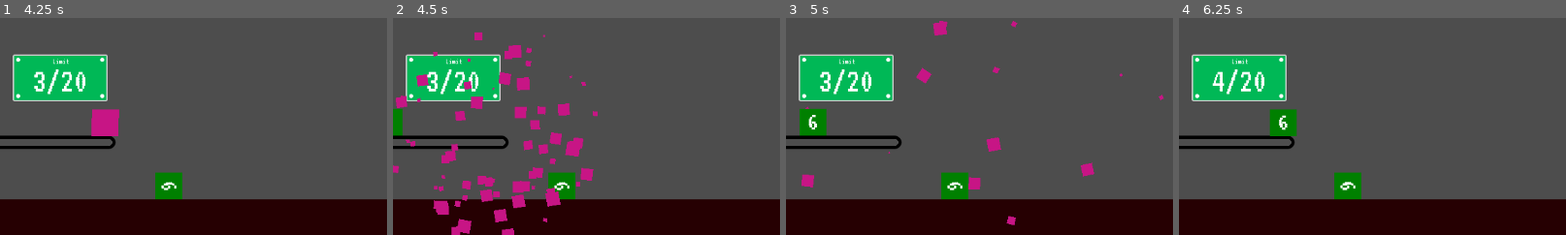
Above: before the commit, frames 1-4 (left to right).
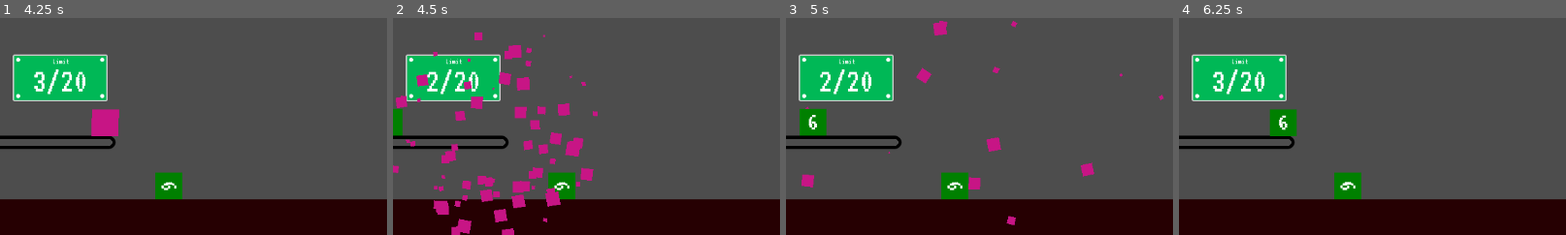
Above: after the commit, the same moments.

Repository: bjornarprytz/scale
Game: Godot game, scene res://main.tscn
The game is run twice, just before and just after one commit, with the same random seed, the same clock (stepped at 60 frames per second) and the same inputs.
Inputs (mouse positions are % of the whole screen's width and height, from its top left):
- Up to frame 1 (4.25 s): click (21, 5) at 0.52 s; type "Alex" at 0.6 s; click (33, 5) at 0.75 s; type "Alex" at 0.83 s; click (46, 5) at 0.98 s; type "Alex" at 1.07 s; click (58, 5) at 1.27 s; type "Alex" at 1.35 s; click (71, 5) at 1.5 s; type "Alex" at 1.58 s; click (83, 5) at 1.73 s; type "Alex" at 1.82 s; click "Submit" at 2 s; click (96, 5) at 2.77 s; type "Alex" at 2.85 s; click "Submit" at 3.5 s
- Up to frame 2 (4.5 s): click "Submit" at 4.25 s
- Up to frame 3 (5 s): no input
- Up to frame 4 (6.25 s): move the mouse to (22, 89) at 5.02 s; tap Tab at 5.1, 5.85 s; click (22, 89) at 5.17 s; move the mouse to (14, 99) at 5.77 s; click (14, 99) at 5.92 s
The pictures show only the part of the screen within x 0-50%, y 50-100%; the shares and areas given below are measured in that part.

Frame 1 is identical in both runs. In frame 2, less than 0.1% of the frame differs, in the area x 8-12%, y 25-34%; in frame 3, less than 0.1%; in frame 4, 0.2%, in the area x 8-12%, y 24-34%.

Commit message:
update cube count

Diff:
--- a/src/main.gd
+++ b/src/main.gd
@@ -81,10 +81,8 @@
 
 	if (t > SPAWN_TIME):
 		t = 0.0
-		if ($Cubes.get_child_count() < MAX_CUBES):
+		if (_get_cube_count() < MAX_CUBES):
 			_spawn_cube(Autoload.kinds.pick_random())
-
-
 		if (won):
 			for c in $Cubes.get_children():
 				c.apply_force(Vector2(randf_range(-1.0, 1.0), randf_range(-1.0, 0.0)) * randf_range(30000.0, 50000.0))
@@ -99,6 +97,18 @@
 
 	$Cubes.add_child(cube)
 	cube.position = spawn_point.position
+	cube.exploded.connect(_update_cube_count, CONNECT_ONE_SHOT)
 
+	_update_cube_count()
+
+func _get_cube_count():
+	var count := 0
+
+	for c in $Cubes.get_children():
+		if !c.has_exploded:
+			count += 1
+	return count
+
+func _update_cube_count():
 	$CanvasLayer/CountPanel/Count.clear()
-	$CanvasLayer/CountPanel/Count.append_text("[center]" + str($Cubes.get_child_count()) + "/" + str(MAX_CUBES))
+	$CanvasLayer/CountPanel/Count.append_text("[center]" + str(_get_cube_count()) + "/" + str(MAX_CUBES))
--- a/src/things/cube.gd
+++ b/src/things/cube.gd
@@ -1,5 +1,7 @@
 extends RigidBody2D
 class_name ElementCube
+
+signal exploded()
 
 class Kind:
 	var color : Color
@@ -25,6 +27,7 @@
 var momentum : Vector2
 var held : bool
 var hovered : bool
+var has_exploded : bool
 
 func _check_correct(guessed_kind: ElementCube.Kind):
 	if guessed_kind == kind:
@@ -58,6 +61,7 @@
 		apply_damage(damage)
 
 func explode():
+	has_exploded = true
 	$Color.visible = false
 	$Weight.visible = false
 	set_deferred("freeze", true)
@@ -65,6 +69,7 @@
 
 	boom.emitting = true
 	Autoload.exploded_cubes += 1
+	exploded.emit()
 
 	await get_tree().create_timer(boom.lifetime).timeout
 
